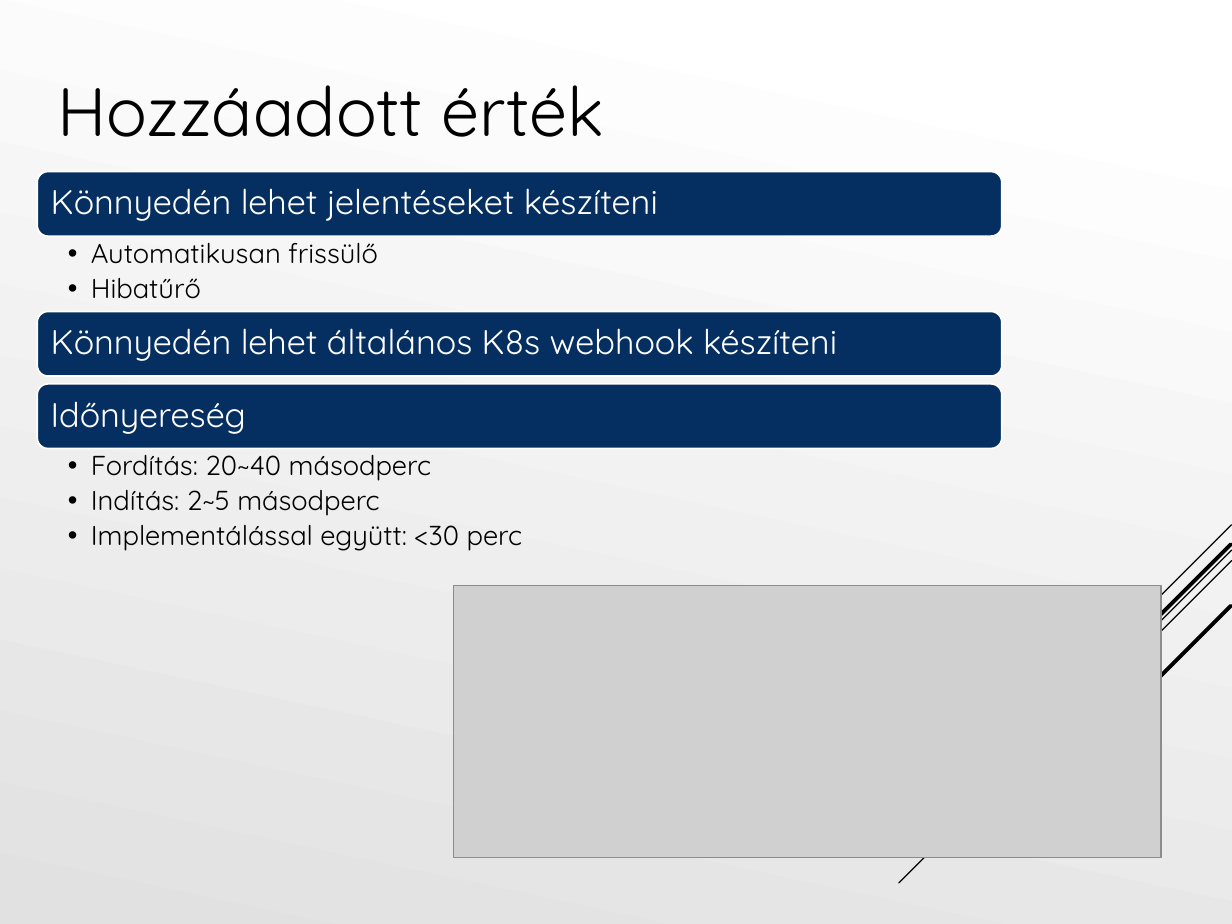
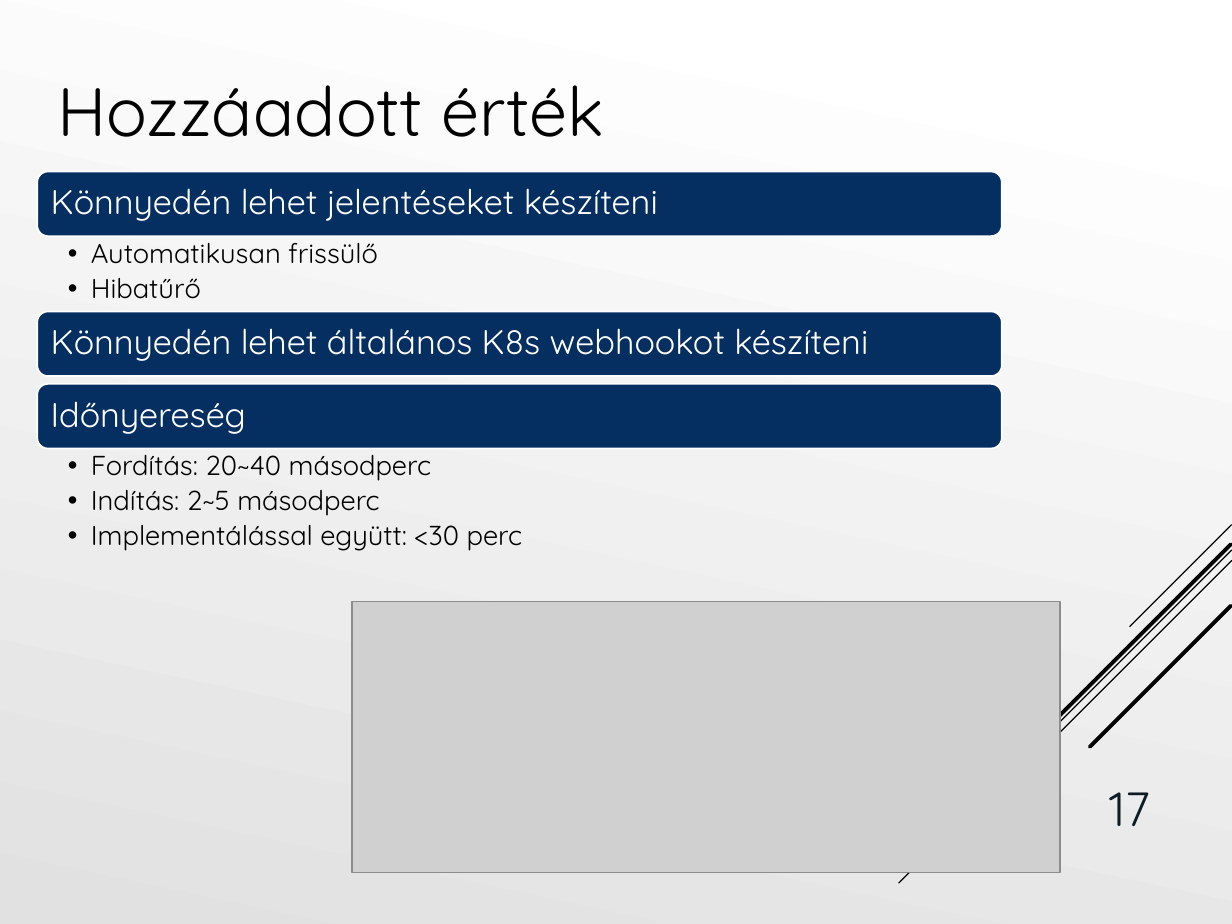
Before and after one commit to Tiegris/KonstrainR, a slide deck: slide 17 of ppt/prezi.pptx (slide 14 before the commit). Drawn at 1232x924 pixels with LibreOffice and Linux fonts; fonts in the diff are those of the drawing; grey boxes stand for pictures. Boxes give left, top, right and bottom in pixels: in the first picture for what was removed or moved away, otherwise in the second. Text is boxed around its words. In the diff, an @@ line names an element or a change of style, - is before the commit and + after.

```diff
--- a/ppt/prezi.pptx
+++ b/ppt/prezi.pptx
@@ text at (51,328,868,361): text changed @@
-Könnyedén lehet általános K8s webhook készíteni
+Könnyedén lehet általános K8s webhookot készíteni
@@ picture: place and size @@
-picture at (453,585,1162,856)
+picture at (352,601,1061,872)
@@ page number added at (1110,792,1151,826), 28 pt, text #0D1B25 @@
+17
```
Also in this commit, not shown: 15 other slides changed, 6 slides added, 2 slides removed.
